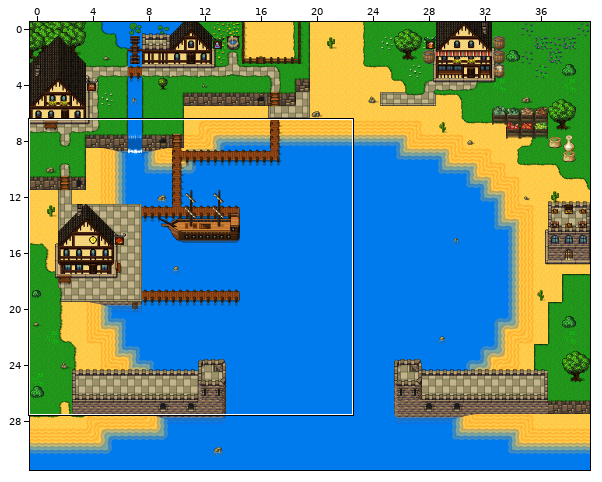
A Tiled map gets an edit: map2.tmx. The picture above shows the old version from afar; the outline marks the close-up.
Close-up. First the earlier version:
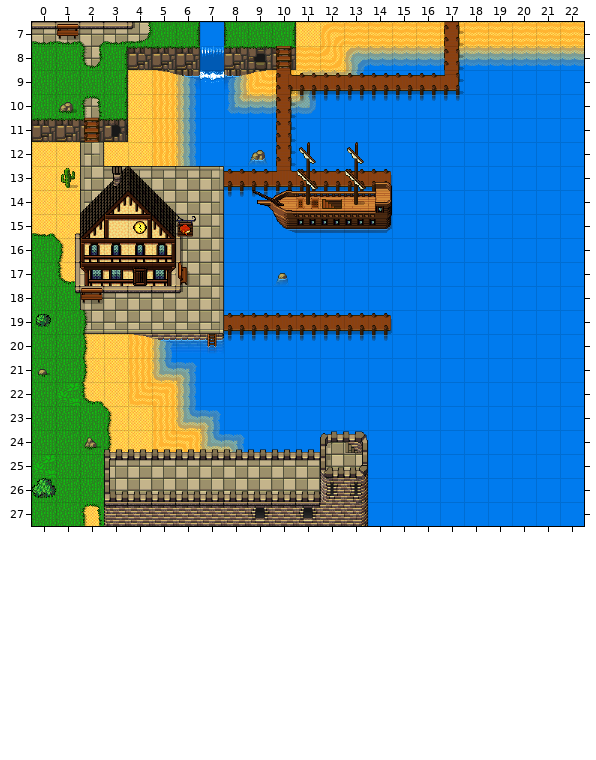
Cells are 32x32 px. Shown: x 0..22, y 7..27. The commit also changed other parts of the map, which this record leaves out. Not drawn, because the pictures are missing: unchanged layer "22 cultures/Calque de Tuiles 45".
After:
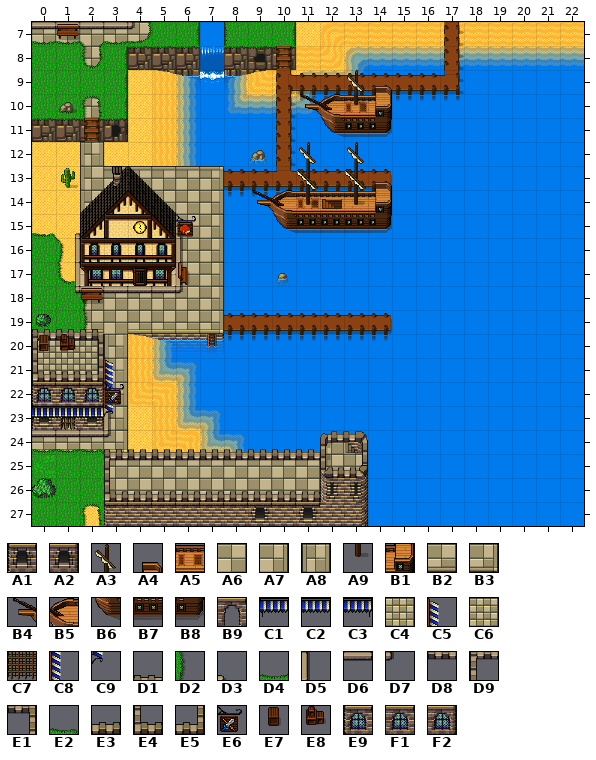
Key: from "Slates v.2 [32x32px orthogonal": A1 96, A2 98, A3 101, A4 103, A5 105, A6 125, A7 126, A8 127, A9 157, B1 159, B2 181, B3 182, B4 212, B5 213, B6 269, B7 270, B8 271, B9 329, C1 444, C2 445, C3 446, C4 460, C5 501, C6 516, C7 553, C8 557, C9 559, D1 603, D2 620, D3 662, D4 676, D5 718, D6 773, D7 774, D8 881, D9 882, E1 883, E2 901, E3 936, E4 938, E5 939, E6 949, E7 1117, E8 1118, E9 1276, F1 1277, F2 1278.
__ is an empty cell.
Tiles of an added or newly shown layer are drawn over the layers below it.
From old to new:
Layer "quete 13 capitainerie/13+1" (added):
The edit adds tile D2 in row 18 at x 2.
Layer "25 second vaisseau/25" (added):
The edit adds tile A4 in row 9 at x 14.
The edit adds tile A5 in row 10 at x 13.
The edit adds tile B1 in row 10 at x 14.
The edit adds tile B4 in row 10 at x 11.
The edit adds tile B5 in row 10 at x 12.
The edit adds tile B6 in row 11 at x 12.
The edit adds tile B7 in row 11 at x 13.
The edit adds tile B8 in row 11 at x 14.
Layer "25 second vaisseau/25+1" (added):
The edit adds tile A3 in row 9 at x 13.
The edit adds tile A9 in row 10 at x 13.
Layer "26 armurerie/26-2" (added):
The edit adds tile C6 in row 23 at x 1.
Layer "26 armurerie/26-1" (added):
The edit adds tile C4 in rows 20 to 21 at x 0 to 2.
The edit adds tile C7 in row 23 at x 1.
The edit adds tile D1 in row 19 at x 0 to 2.
Layer "26 armurerie/26" (added):
The edit adds tile A1 in row 23 at x 0.
The edit adds tile A2 in row 23 at x 2.
The edit adds tile A6 in row 19 at x 3.
The edit adds tile A7 in rows 22 to 23 at x 3.
The edit adds tile A8 in rows 20 to 21 at x 3.
The edit adds tile B2 in row 24 at x 0 to 2.
The edit adds tile B3 in row 24 at x 3.
The edit adds tile B9 in row 23 at x 1.
The edit adds tile D1 in row 19 at x 0 to 2.
The edit adds tile D8 in row 20 at x 1.
The edit adds tile D9 in row 20 at x 0.
The edit adds tile E1 in row 20 at x 2.
The edit adds tile E3 in row 21 at x 1.
The edit adds tile E4 in row 21 at x 0.
The edit adds tile E5 in row 21 at x 2.
The edit adds tile E9 in row 22 at x 0.
The edit adds tile F1 in row 22 at x 1.
The edit adds tile F2 in row 22 at x 2.
Layer "26 armurerie/26+1" (added):
The edit adds tile D3 in row 21 at x 3.
The edit adds tile D5 in rows 22 to 23 at x 3.
The edit adds tile D6 in row 24 at x 0 to 2.
The edit adds tile D7 in row 24 at x 3.
The edit adds tile E7 in row 20 at x 0.
The edit adds tile E8 in row 20 at x 1.
Layer "26 armurerie/26+2" (added):
The edit adds tile C1 in row 23 at x 0.
The edit adds tile C2 in row 23 at x 1.
The edit adds tile C3 in row 23 at x 2.
The edit adds tile C5 in row 21 at x 3.
The edit adds tile C8 in row 22 at x 3.
The edit adds tile C9 in row 23 at x 3.
The edit adds tile D1 in row 24 at x 3.
The edit adds tile D4 in row 24 at x 0 to 1.
The edit adds tile E2 in row 24 at x 2.
Layer "26 armurerie/26+3" (added):
The edit adds tile E6 in row 22 at x 3.
Boxes around the changes in both close-ups, in picture pixels (x1, y1, x2, y2):
added: (300, 70, 392, 137)
added: (32, 293, 128, 454)
